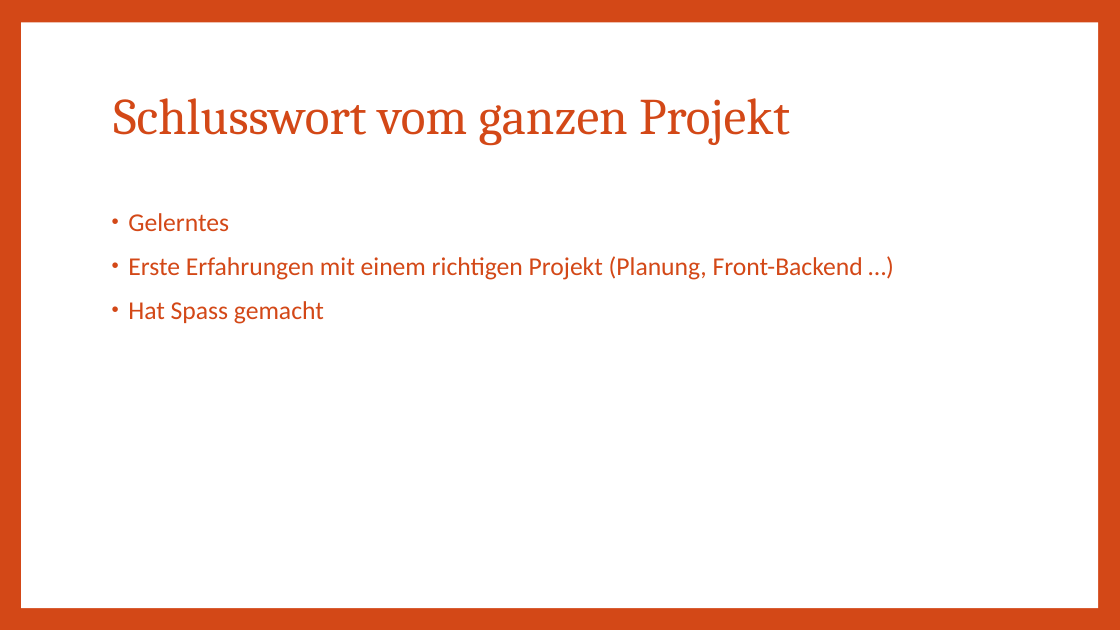
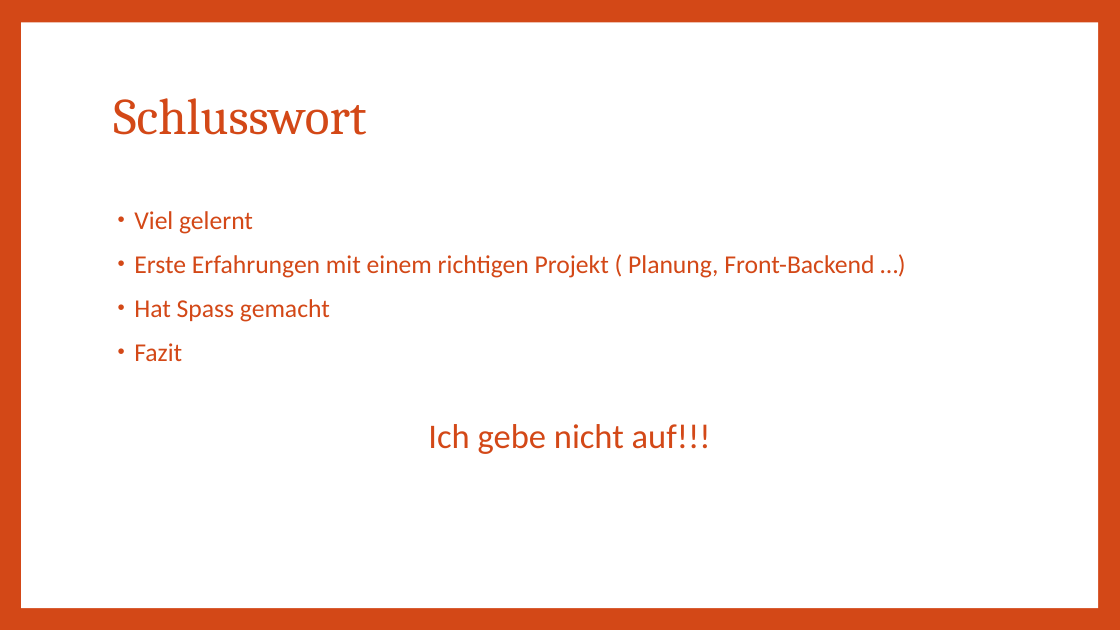
Before and after one commit to Lio396/AbgabeDossierProjekt, a slide deck: slide 12 of 04_Präsentation/VueJS_Laravel_website.pptx (slide 10 before the commit). Drawn at 1120x630 pixels with LibreOffice and Linux fonts; fonts in the diff are those of the drawing. Boxes give left, top, right and bottom in pixels: in the first picture for what was removed or moved away, otherwise in the second. Text is boxed around its words. In the diff, an @@ line names an element or a change of style, - is before the commit and + after.

Commit message:
Projekt12

```diff
--- a/04_Präsentation/VueJS_Laravel_website.pptx
+++ b/04_Präsentation/VueJS_Laravel_website.pptx
@@ title at <box>113,98,366,135</box>: text changed @@
-Schlusswort vom ganzen Projekt
+Schlusswort
@@ text at <box>134,211,874,278</box>: text changed @@
-• Gelerntes
-• Erste Erfahrungen mit einem richtigen Projekt (Planung, Front-Backend …)
+• Viel gelernt
+• Erste Erfahrungen mit einem richtigen Projekt ( Planung, Front-Backend …)
@@ text at <box>134,343,182,361</box>: paragraph added @@
+• Fazit
@@ text added at <box>428,424,711,454</box>, 29.6 pt, text #D34817 @@
+Ich gebe nicht auf!!!
```
Also in this commit, not shown: 7 other slides changed, 5 slides added, 2 slides removed, 4 other files.
